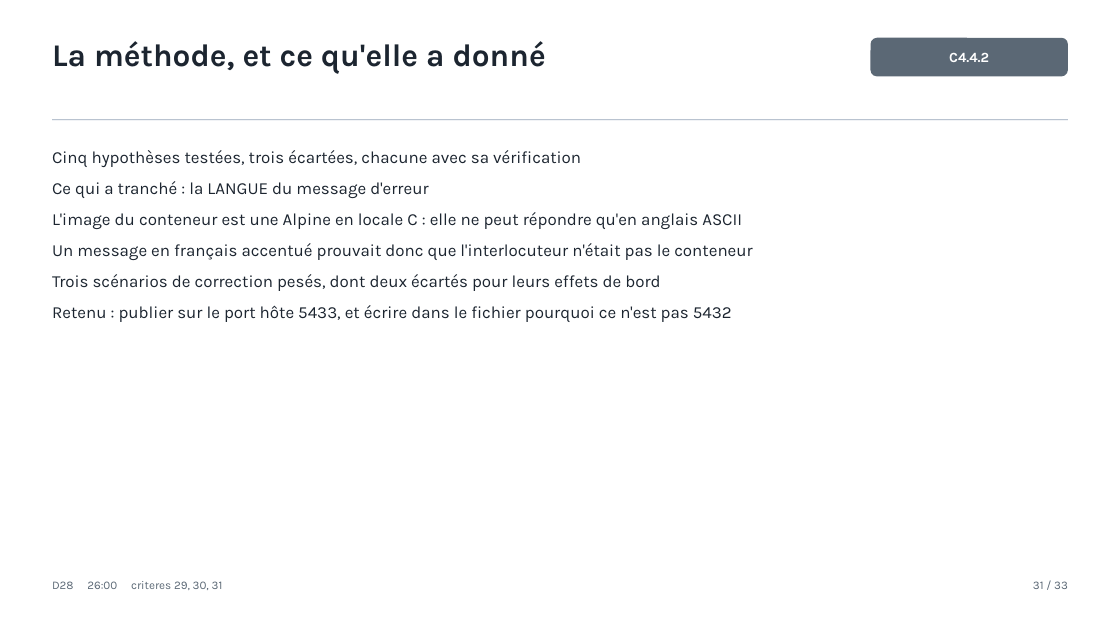
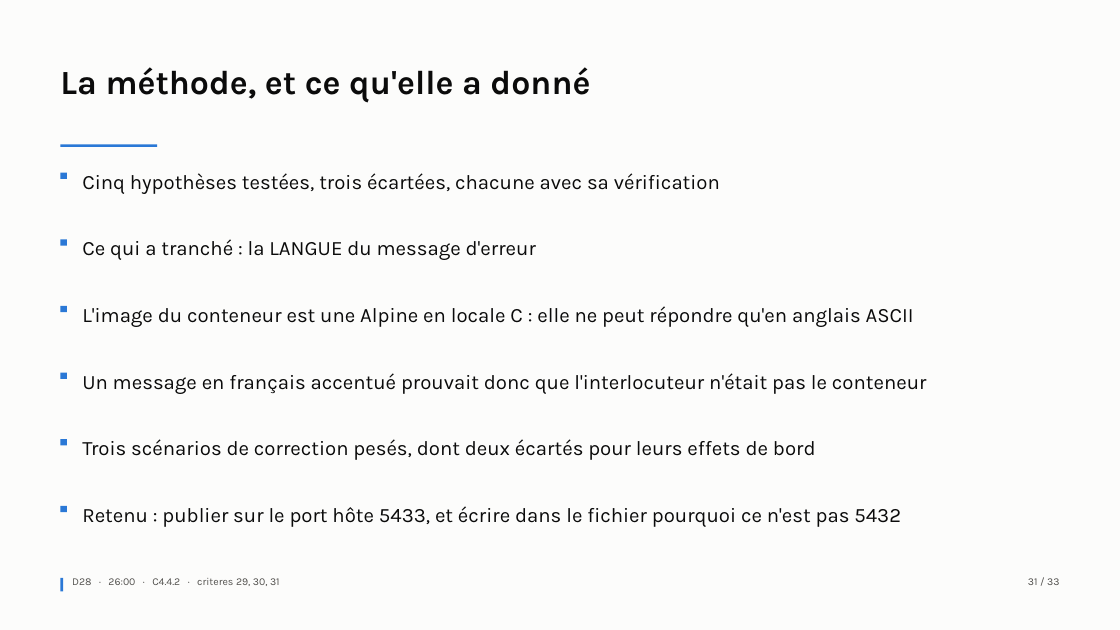
Before and after one commit to Mael8zinsou/gamelens-bloc4_0, a slide deck: slide 31 of docs/support_soutenance.pptx. Drawn at 1120x630 pixels with LibreOffice and Linux fonts; fonts in the diff are those of the drawing. Boxes give left, top, right and bottom in pixels: in the first picture for what was removed or moved away, otherwise in the second. Text is boxed around its words. In the diff, an @@ line names an element or a change of style, - is before the commit and + after.

```diff
--- a/docs/support_soutenance.pptx
+++ b/docs/support_soutenance.pptx
@@ rectangle added at [0, 0, 1120, 630], fill #FCFCFB @@
@@ rounded rectangle removed at [870, 38, 1068, 76] @@
-C4.4.2
@@ text "La méthode, et ce qu'elle ...": place and size @@
-text "La méthode, et ce qu'elle ..." at [52, 41, 546, 74]
+text "La méthode, et ce qu'elle ..." at [60, 67, 590, 102]
@@ text "La méthode, et ce qu'elle ..." at [60, 67, 590, 102]: size 27 to 29 pt, text colour #1C2530 to #0B0B0B @@
@@ rectangle removed at [52, 119, 1068, 120] @@
@@ rectangle added at [60, 145, 157, 147], fill #2A78D6 @@
@@ text at [52, 150, 581, 198]: paragraphs removed @@
-Cinq hypothèses testées, trois écartées, chacune avec sa vérification
-Ce qui a tranché : la LANGUE du message d'erreur
@@ rectangle added at [60, 173, 66, 179], fill #2A78D6 @@
@@ text added at [82, 173, 720, 194], 17.5 pt, text #0B0B0B @@
+Cinq hypothèses testées, trois écartées, chacune avec sa vérification
@@ rectangle added at [60, 239, 66, 245], fill #2A78D6 @@
@@ text added at [82, 239, 536, 260], 17.5 pt, text #0B0B0B @@
+Ce qui a tranché : la LANGUE du message d'erreur
@@ text at [52, 243, 752, 322]: paragraphs removed @@
-Un message en français accentué prouvait donc que l'interlocuteur n'était pas le conteneur
-Trois scénarios de correction pesés, dont deux écartés pour leurs effets de bord
-Retenu : publier sur le port hôte 5433, et écrire dans le fichier pourquoi ce n'est pas 5432
@@ text "L'image du conteneur est une ...": place and size @@
-text "L'image du conteneur est une ..." at [52, 150, 752, 322]
+text "L'image du conteneur est une ..." at [82, 306, 914, 327]
@@ text "L'image du conteneur est une ..." at [82, 306, 914, 327]: size 14.5 to 17.5 pt, text colour #1C2530 to #0B0B0B; indent changed; line spacing 1 to 1.15; less space between paragraphs @@
@@ rectangle added at [60, 306, 66, 312], fill #2A78D6 @@
@@ rectangle added at [60, 372, 66, 378], fill #2A78D6 @@
@@ text added at [82, 373, 927, 394], 17.5 pt, text #0B0B0B @@
+Un message en français accentué prouvait donc que l'interlocuteur n'était pas le conteneur
@@ rectangle added at [60, 439, 66, 445], fill #2A78D6 @@
@@ text added at [82, 439, 816, 460], 17.5 pt, text #0B0B0B @@
+Trois scénarios de correction pesés, dont deux écartés pour leurs effets de bord
@@ rectangle added at [60, 506, 66, 512], fill #2A78D6 @@
@@ text added at [82, 506, 901, 527], 17.5 pt, text #0B0B0B @@
+Retenu : publier sur le port hôte 5433, et écrire dans le fichier pourquoi ce n'est pas 5432
@@ rectangle added at [60, 578, 63, 592], fill #2A78D6 @@
@@ text at [72, 578, 280, 586]: text changed; size 10 to 9 pt; text colour #5B6875 to #52514E @@
-D28 26:00 criteres 29, 30, 31
+D28 · 26:00 · C4.4.2 · criteres 29, 30, 31
@@ text "31 / 33" at [1028, 578, 1059, 585]: size 10 to 9 pt, text colour #5B6875 to #52514E @@
```
Also in this commit, not shown: 27 other slides changed, 5 slides added, 5 slides removed, 1 other file.
